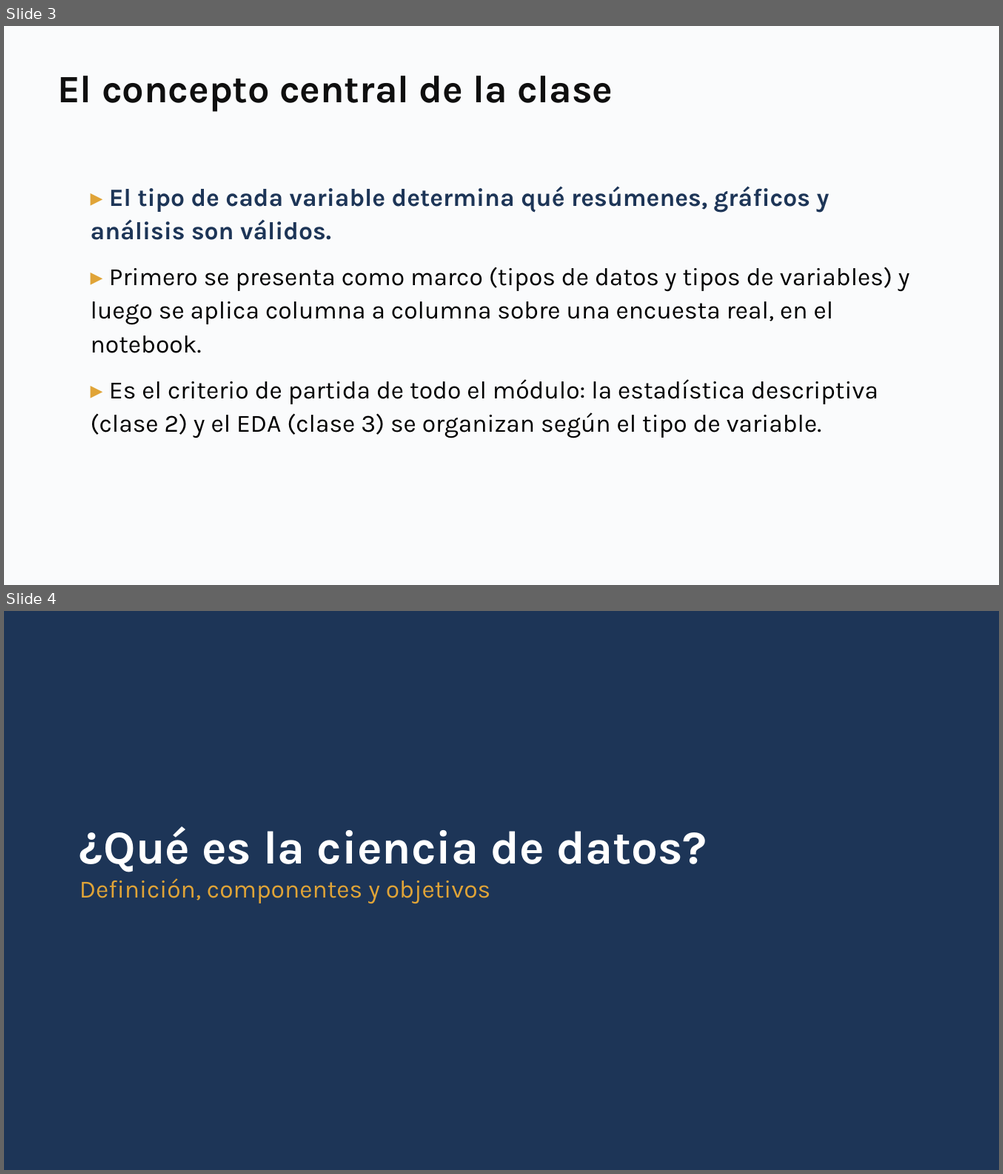
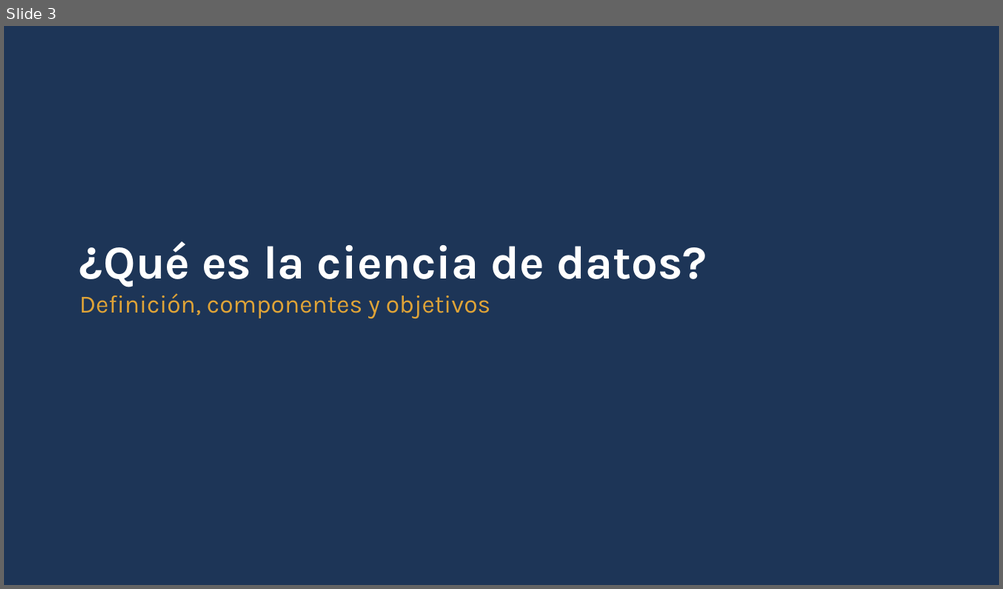
Before and after one commit to daniopitz/diplomado-cdd, a slide deck: presentaciones/clase01_fundamentos_ecosistema.pptx. Shown one above the other, each under a label of ours: slides 3 and 4 before the commit, slide 3 after it. The pictures are 1003x1174 and 1003x589 pixels, drawn with LibreOffice and Linux fonts; fonts in the diff are those of the drawing. Boxes give left, top, right and bottom in pixels: in the first picture for what was removed or moved away, otherwise in the second. Text is boxed around its words. In the diff, an @@ line names an element or a change of style, - is before the commit and + after.

```diff
--- a/presentaciones/clase01_fundamentos_ecosistema.pptx
+++ b/presentaciones/clase01_fundamentos_ecosistema.pptx
@@ slide 3 removed at [4, 26, 999, 585], background #FFFFFF @@
@@ rectangle removed at [4, 26, 999, 585] @@
@@ text removed at [57, 76, 612, 111] @@
-El concepto central de la clase
@@ text removed at [91, 186, 910, 438] @@
-▸ El tipo de cada variable determina qué resúmenes, gráficos y análisis son válidos.
-▸ Primero se presenta como marco (tipos de datos y tipos de variables) y luego se aplica columna a columna sobre una encuesta real, en el notebook.
-▸ Es el criterio de partida de todo el módulo: la estadística descriptiva (clase 2) y el EDA (clase 3) se organizan según el tipo de variable.
@@ what was slide 4 is now slide 3 @@
```
Also in this commit, not shown: 3 slides changed, 1 other slide removed, 1 other file.
